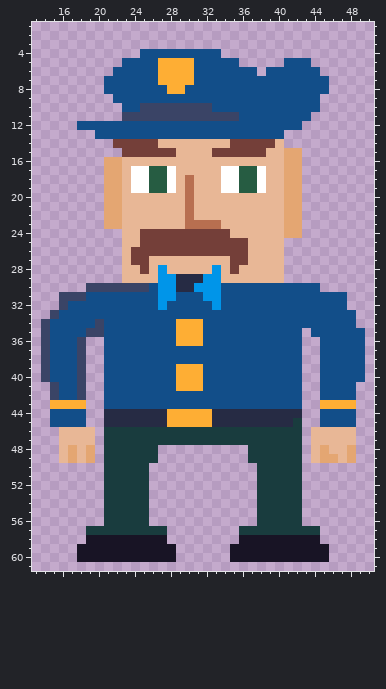
Pixel-art sprite: roguelike-template/graphics/Player.png. That is the earlier state.
The file is 64x64 pixels. Shown: x 13..50, y 1..61. The old version is drawn lined up with the new one.
Now the later version:
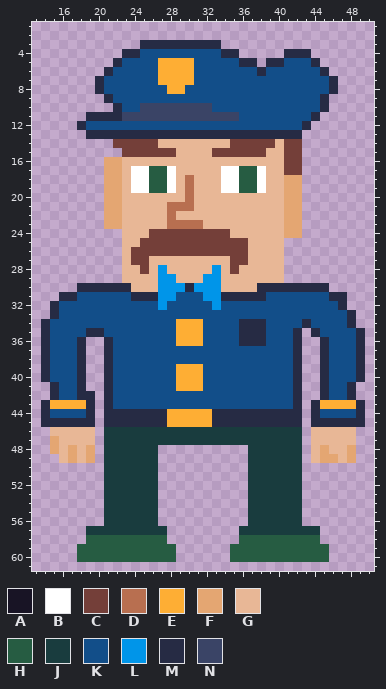
Palette (. is transparent): A #181425  B #ffffff  C #743f39  D #b86f50  E #feae34  F #e4a672  G #e8b796  H #265c42  J #193c3e  K #124e89  L #0095e9  M #262b44  N #3a4466
Changes in this commit:
whole drawing moved by +5,-2 (the old picture is shown already moved)
y 3: x 25..33 ......... -> MMMMMMMMM
y 4: x 23..24 .. -> MM; x 34..35 .. -> MM; x 41..43 ... -> MMM
y 5: x 22 . -> M; x 36..37 .. -> MM; x 39..40 .. -> MM; x 44 . -> M
y 6: x 21 . -> M; x 38 . -> M; x 45 . -> M
y 7..8: x 20 . -> M; x 46 . -> M
y 9: x 21 . -> M; x 45 . -> M
y 10: x 22 . -> M; x 45 . -> M
y 11: x 19..22 .... -> MMMM; x 44 . -> M
y 12: x 18 K -> M; x 43 . -> M
y 13: x 19..42 .KKKKKKKKKKKKKKKKKKKKK.. -> MMMMMMMMMMMMMMMMMMMMMMMM
y 14: x 41..42 .. -> CC
y 15..17: x 41..42 FF -> CC
y 21: x 28..29 GG -> DD
y 22: x 28 G -> D; x 30 D -> G
y 23: x 28..29 GG -> DD; x 32..33 DD -> GG
y 24: x 25 C -> G
y 29: x 29..31 MMM -> GGG
y 30: x 18..26 .NNNNNNNK -> MMMMMMGGG; x 29 M -> L; x 34..45 KKKKKKKKKKK. -> GGGGMMMMMMMM
y 31: x 16..18 NNN -> MMK; x 24..26 KKK -> MMM; x 34..38 KKKKK -> MMMMM; x 46..47 KK -> MM
y 32: x 15..16 .N -> MK; x 47 K -> M
y 33: x 15 N -> M; x 48 K -> M
y 34: x 14 N -> M; x 20 N -> K; x 36..38 KKK -> MMM; x 43 K -> M; x 48 K -> M
y 35: x 14 N -> M; x 19..20 NN -> MM; x 36..38 KKK -> MMM; x 42 K -> M; x 44 K -> M; x 49 K -> M
y 36: x 14 N -> M; x 18 N -> M; x 21 K -> M; x 36..38 KKK -> MMM; x 42 K -> M; x 45 K -> M; x 49 K -> M
y 37..40: x 14 N -> M; x 18 N -> M; x 21 K -> M; x 42 K -> M; x 45 K -> M; x 49 K -> M
y 41: x 15 N -> M; x 18 N -> M; x 21 K -> M; x 42 K -> M; x 45 K -> M; x 48 K -> M
y 42: x 15 N -> M; x 18..19 N. -> MM; x 21 K -> M; x 42 K -> M; x 45 K -> M; x 48 K -> M
y 43: x 14 . -> M; x 19 . -> M; x 21 K -> M; x 42 K -> M; x 44 . -> M; x 49 . -> M
y 44: x 14 . -> M; x 19 . -> M; x 44 . -> M; x 49 . -> M
y 45: x 14..19 .KKKK. -> MMMMMM; x 42 J -> M; x 44..49 .KKKK. -> MMMMMM
y 46: x 15 . -> G
y 47..48: x 15 . -> F
y 50..56: x 26 . -> J; x 37 . -> J
y 58: x 19..27 AAAAAAAAA -> HHHHHHHHH; x 36..44 AAAAAAAAA -> HHHHHHHHH
y 59..60: x 18..28 AAAAAAAAAAA -> HHHHHHHHHHH; x 35..45 AAAAAAAAAAA -> HHHHHHHHHHH
Changed places in both pictures, as pixel boxes (x1, y1, x2, y2):
changed: (77, 40, 338, 175)
changed: (140, 202, 221, 238)
changed: (41, 274, 365, 454)
changed: (77, 463, 176, 562)
changed: (230, 463, 329, 562)
